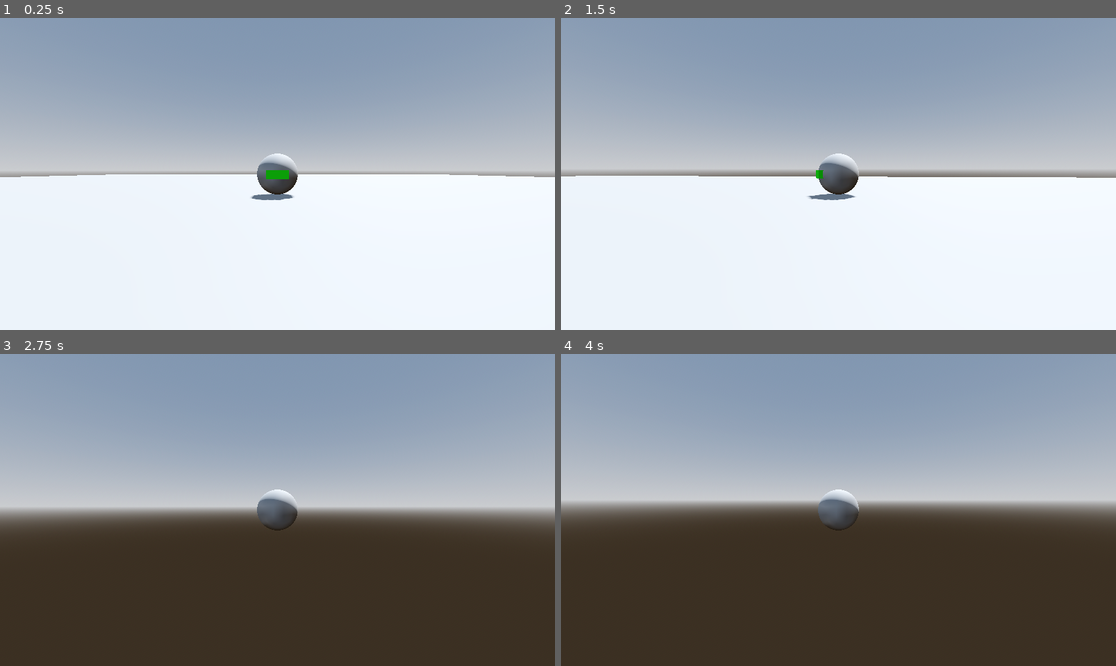
Above: before the commit, frames 1-4 (two rows, left to right).
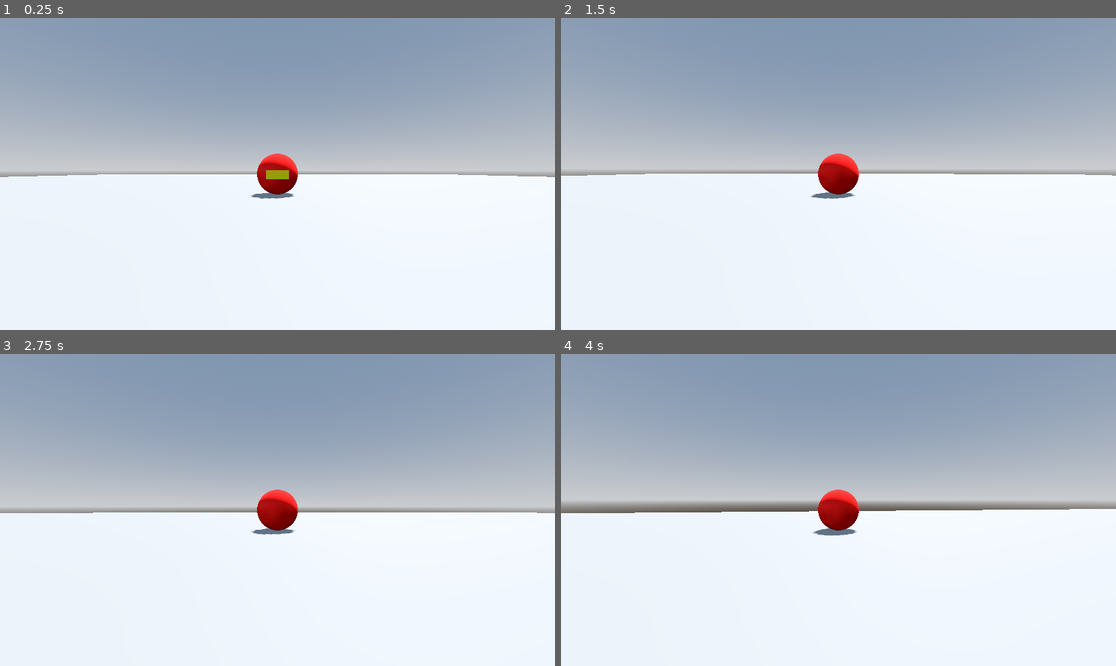
Above: after the commit, the same moments.

Repository: cliff-lilly-jean/pacman-stealth-game
Game: Godot game, scene res://scenes/world/world.tscn
Two runs of this game, one before a commit and one after it. Both use one fixed random seed, a clock stepped at 60 frames per second and the inputs below.
Inputs (mouse positions are in pixels of both pictures, inside the frame that each line leads up to):
- Up to frame 1 (0.25 s): no input
- Up to frame 2 (1.5 s): tap Enter at 0.5 s; move the mouse to (866, 174) at 0.52 s; hold Ctrl (sprint) 0.53-1.28 s; hold W (move_forward) from 0.53 s (still down); tap Shift (dash) at 0.6 s; tap Space (jump) at 0.77, 1.07 s; move the mouse to (810, 174) at 1.27 s; tap Ctrl (sprint) at 1.35 s
- Up to frame 3 (2.75 s): keep holding W (move_forward); tap Space (jump) at 1.52, 1.55, 1.82, 2.1 s; move the mouse to (288, 503) at 2.02 s; tap Shift (dash) at 2.3 s
- Up to frame 4 (4 s): keep holding W (move_forward); move the mouse to (832, 516) at 2.77 s; tap Shift (dash) at 2.85 s; tap Space (jump) at 3.02, 3.32, 3.5, 3.77, 3.8 s; tap Ctrl (sprint) at 3.05 s; move the mouse to (877, 513) at 3.52 s; hold Ctrl (sprint) from 3.53 s (still down)

The runs differ from the first frame. In frame 1, 0.9% of the frame differs, in the area x 1-99%, y 43-59%; in frame 2, 1.6%; in frame 3, 50%; in frame 4, 50%, in the area x 0-100%, y 43-100%.

Commit message:
rewoprking the input

Diff:
--- /dev/null
+++ b/components/input/input_component.tscn
@@ -0,0 +1,6 @@
+[gd_scene format=3 uid="uid://d3nno5ebrcnk2"]
+
+[ext_resource type="Script" uid="uid://bitc0etwcdpsv" path="res://components/input/input_component.gd" id="1_cca71"]
+
+[node name="InputComponent" type="Node3D" unique_id=863672991]
+script = ExtResource("1_cca71")
--- a/components/stamina/stamina.gd
+++ /dev/null
@@ -1,11 +0,0 @@
-class_name Stamina extends Node3D
-
-@export var max_stamina: float
-@export var recovery_amount: float
-
-var stamina: float
-
-signal stamina_changed(amount: float)
-
-func _ready() -> void:
-	stamina = max_stamina
--- /dev/null
+++ b/managers/input_manager.gd
@@ -0,0 +1,37 @@
+class_name InputManager extends Node
+
+var input_direction: Vector2
+var jump_input: bool
+var dash_input: bool
+var sprint_input: bool
+
+signal changed_direction(direction: Vector2)
+signal jump_pressed
+signal dash_pressed
+signal sprint_pressed
+
+func update() -> void:
+	update_direction()
+	jump()
+	dash()
+	sprint()
+
+func update_direction() -> void:
+	input_direction = Input.get_vector("move_left","move_right","move_forward","move_backward")
+	print("Move")
+	changed_direction.emit(input_direction)
+
+func jump() -> void:
+	if Input.is_action_just_pressed("jump"):
+		print("Jump")
+		jump_pressed.emit()
+
+func dash() -> void:
+	if Input.is_action_just_pressed("dash"):
+		print("Dash")
+		dash_pressed.emit()
+
+func sprint() -> void:
+	if Input.is_action_pressed("sprint"):
+		print("Sprint")
+		sprint_pressed.emit()
--- a/scenes/player/player.gd
+++ b/scenes/player/player.gd
@@ -13,8 +13,11 @@
 
 @onready var spring_arm: SpringArm3D = $SpringArm3D
 @onready var mesh: MeshInstance3D = $MeshInstance3D
-@onready var input_component: InputComponent = $Components/InputComponent
-@onready var stamina_component = $Components/StaminaComponent
+@onready var stamina_component: StaminaComponent = $Components/StaminaComponent
+#@onready var input_component: InputComponent = $Components/InputComponent
+@onready var input_manager: InputManager = $Managers/InputManager
+
+
 
 var direction: Vector3
 
@@ -33,7 +36,7 @@
 	joystick_rotation(delta)
 
 func _physics_process(delta: float) -> void:
-	input_component.update()
+	input_manager.update()
 
 	apply_gravity(delta)
 	move_and_slide()
--- a/scenes/player/player.tscn
+++ b/scenes/player/player.tscn
@@ -1,25 +1,27 @@
 [gd_scene format=3 uid="uid://kotak32xuqdy"]
 
 [ext_resource type="Script" uid="uid://bndh4ejeaws86" path="res://scenes/player/player.gd" id="1_8afob"]
-[ext_resource type="Script" uid="uid://n17h1fcmgfs6" path="res://components/stamina/stamina.gd" id="2_dovo2"]
-[ext_resource type="Script" uid="uid://bitc0etwcdpsv" path="res://components/input/input_component.gd" id="3_75vfm"]
 [ext_resource type="Script" uid="uid://ceyckjoc20ikq" path="res://state_machine/state_machine.gd" id="3_gmlin"]
+[ext_resource type="PackedScene" uid="uid://cxffwwmbik3qy" path="res://components/stamina/stamina_component.tscn" id="3_qek5x"]
 [ext_resource type="Script" uid="uid://c7km1mc6b3dso" path="res://state_machine/states/player/move.gd" id="4_p47bc"]
 [ext_resource type="Script" uid="uid://e5qsktiyusul" path="res://state_machine/states/player/jump.gd" id="6_0owmy"]
 [ext_resource type="Script" uid="uid://hk7cm0mnekv6" path="res://state_machine/states/player/sprint.gd" id="7_qek5x"]
 [ext_resource type="Script" uid="uid://cx30wreue7b3w" path="res://state_machine/states/player/dash.gd" id="8_qek5x"]
+[ext_resource type="Script" uid="uid://bq62ec65ah123" path="res://managers/input_manager.gd" id="9_5gtgg"]
 
 [sub_resource type="SphereShape3D" id="SphereShape3D_x7p2l"]
-margin = 0.3
-radius = 0.5289131
+margin = 0.5
 
 [sub_resource type="SphereMesh" id="SphereMesh_8afob"]
+
+[sub_resource type="StandardMaterial3D" id="StandardMaterial3D_qek5x"]
+albedo_color = Color(1, 0.0627451, 0, 1)
 
 [sub_resource type="BoxMesh" id="BoxMesh_qek5x"]
 size = Vector3(0.5, 0.2, 0.5)
 
 [sub_resource type="StandardMaterial3D" id="StandardMaterial3D_5gtgg"]
-albedo_color = Color(0.11372549, 1, 0, 1)
+albedo_color = Color(1, 1, 0, 1)
 
 [sub_resource type="SphereShape3D" id="SphereShape3D_8afob"]
 
@@ -37,6 +39,7 @@
 [node name="MeshInstance3D" type="MeshInstance3D" parent="." unique_id=1172493928]
 transform = Transform3D(1, 0, 0, 0, 1, 0, 0, 0, 1, 0, 0.5, 0)
 mesh = SubResource("SphereMesh_8afob")
+surface_material_override/0 = SubResource("StandardMaterial3D_qek5x")
 
 [node name="Eyes" type="MeshInstance3D" parent="MeshInstance3D" unique_id=1528680826]
 transform = Transform3D(1, 0, 0, 0, 1, 0, 0, 0, 1, 0, 0, 0.27422678)
@@ -51,15 +54,9 @@
 
 [node name="Components" type="Node3D" parent="." unique_id=1552593458]
 
-[node name="StaminaComponent" type="Node3D" parent="Components" unique_id=705627486]
-script = ExtResource("2_dovo2")
+[node name="StaminaComponent" parent="Components" unique_id=1921419501 instance=ExtResource("3_qek5x")]
 max_stamina = 10.0
 recovery_amount = 0.5
-metadata/_custom_type_script = "uid://c7kj5fndyb6dx"
-
-[node name="InputComponent" type="Node3D" parent="Components" unique_id=1659763330]
-script = ExtResource("3_75vfm")
-metadata/_custom_type_script = "uid://bitc0etwcdpsv"
 
 [node name="MovementStateMachine" type="Node" parent="." unique_id=276659856 node_paths=PackedStringArray("initial_state")]
 script = ExtResource("3_gmlin")
@@ -86,3 +83,9 @@
 script = ExtResource("8_qek5x")
 dash_speed = 40.0
 entity = NodePath("../..")
+
+[node name="Managers" type="Node" parent="." unique_id=515773864]
+
+[node name="InputManager" type="Node" parent="Managers" unique_id=8083350]
+script = ExtResource("9_5gtgg")
+metadata/_custom_type_script = "uid://bq62ec65ah123"
--- a/state_machine/states/player/dash.gd
+++ b/state_machine/states/player/dash.gd
@@ -4,25 +4,21 @@
 @export var dash_speed: float
 
 func enter() -> void:
-	print("Entered Dash:" )
 
 	if entity is Player:
-		var dash_direction = entity.input_component.input_direction
+		var dash_direction = entity.input_manager.input_direction
 		entity.velocity.x = move_toward(entity.velocity.x, dash_direction.x * dash_speed, 10)
 		entity.velocity.z = move_toward(entity.velocity.z, dash_direction.y * dash_speed, 10)
+		print("Dash: ", entity.input_manager.dash_input)
 
 func update(delta) -> void:
 
 	if entity is Player:
-		if entity.is_on_floor() and entity.input_component.jump_input:
-			print("Left Dash:" )
+		if entity.is_on_floor() and entity.input_manager.jump_input:
 			change_state.emit(self, 'jump')
 
-
-		if entity.is_on_floor() and entity.input_component.sprint_input:
-			print("Left Dash:" )
+		if entity.is_on_floor() and entity.input_manager.sprint_input:
 			change_state.emit(self, "sprint")
 
-		if !entity.input_component.dash_input:
-			print("Left Dash:" )
+		if !entity.input_manager.dash_input:
 			change_state.emit(self, 'move')
--- a/state_machine/states/player/jump.gd
+++ b/state_machine/states/player/jump.gd
@@ -5,10 +5,8 @@
 
 func enter() -> void:
 	entity.velocity.y = jump_force
-	print("Entered Jump:" )
 
 func update(delta: float) -> void:
 	if entity is Player:
-		if entity.is_on_floor() and !entity.input_component.jump_input:
-			print("Left Jump:" )
+		if entity.is_on_floor() and !entity.input_manager.jump_input:
 			change_state.emit(self, "move")
--- a/state_machine/states/player/move.gd
+++ b/state_machine/states/player/move.gd
@@ -5,25 +5,22 @@
 @export var acceleration: float
 
 func enter() -> void:
-	print("Entered Move:" )
+	pass
 
 func update(delta: float) -> void:
 	if entity is Player:
-		if entity.is_on_floor() and entity.input_component.jump_input:
-			print("Left Move:" )
+		if entity.is_on_floor() and entity.input_manager.jump():
 			change_state.emit(self, 'jump')
 
-
-		if entity.is_on_floor() and entity.input_component.dash_input:
-			print("Left Move:" )
+		if entity.is_on_floor() and entity.input_manager.dash():
 			change_state.emit(self, "dash")
 
-		if entity.is_on_floor() and entity.input_component.sprint_input:
-			print("Left Move:" )
+		if entity.is_on_floor() and entity.input_manager.sprint():
 			change_state.emit(self, "sprint")
 
 func physics_update(delta: float) -> void:
-	apply_move(entity.input_component.input_direction, entity.spring_arm, delta)
+	apply_move(entity.input_manager.input_direction, entity.spring_arm, delta)
+	pass
 
 
 func apply_move(input: Vector2, camera: Node3D, delta: float) -> void:
--- a/state_machine/states/player/sprint.gd
+++ b/state_machine/states/player/sprint.gd
@@ -5,25 +5,24 @@
 @export var sprint_acceleration: float
 
 func enter() -> void:
-	print("Entered Sprint:" )
+	pass
 
 
 func update(delta: float) -> void:
 	if entity is Player:
-		if entity.is_on_floor() and entity.input_component.jump_input:
-			print("Left Sprint:" )
+		if entity.is_on_floor() and entity.input_manager.jump_input:
 			change_state.emit(self, 'jump')
 
-		if entity.is_on_floor() and entity.input_component.dash_input:
-			print("Left Sprint:" )
+		if entity.is_on_floor() and entity.input_manager.dash_input:
 			change_state.emit(self, "dash")
 
-		if !entity.input_component.sprint_input:
-			print("Left Sprint:" )
+		if !entity.input_manager.sprint_input:
 			change_state.emit(self, 'move')
 
 func physics_update(delta: float) -> void:
-	apply_sprint(entity.input_component.input_direction ,delta)
+	apply_sprint(entity.input_manager.input_direction ,delta)
+	if entity is Player:
+		print("Sprint: ", entity.input_manager.sprint_input)
 
 
 func apply_sprint(input: Vector2, delta: float):
Not shown, removed: components/stamina/stamina.gd.uid
Not shown, added: managers/input_manager.gd.uid
